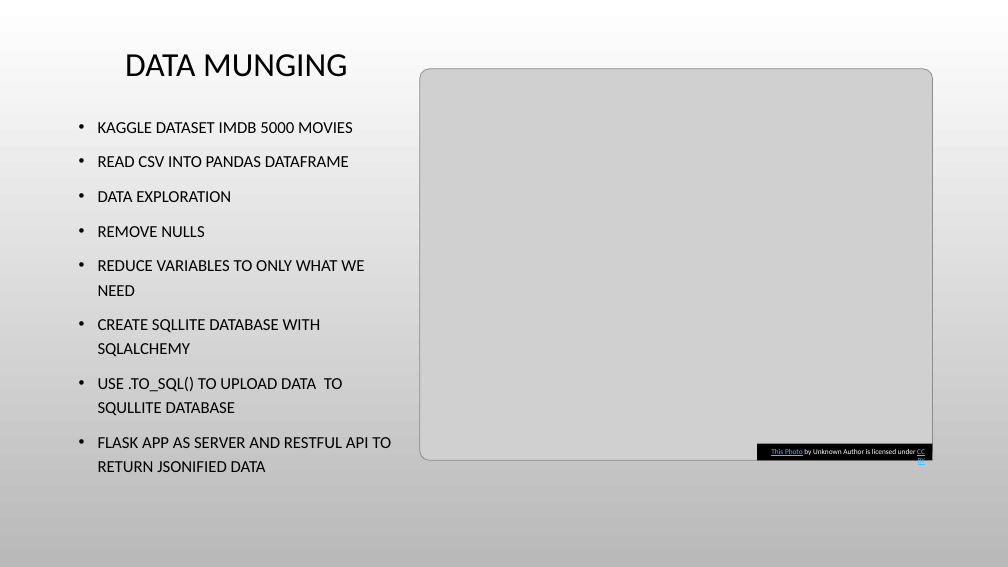
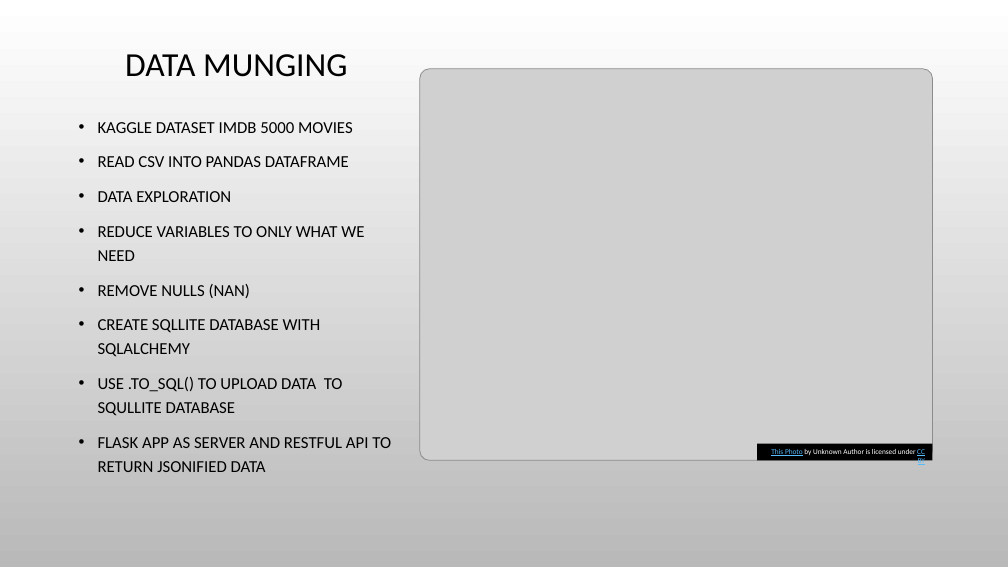
Before and after one commit to ikleinman/Project_3MovieDatabase, a slide deck: slide 4 of IMDB 5000 Movies.pptx. Drawn at 1008x567 pixels with LibreOffice and Linux fonts; fonts in the diff are those of the drawing; grey boxes stand for pictures; background and template pictures are left out. Boxes give left, top, right and bottom in pixels: in the first picture for what was removed or moved away, otherwise in the second. Text is boxed around its words. In the diff, an @@ line names an element or a change of style, - is before the commit and + after.

```diff
--- a/IMDB 5000 Movies.pptx
+++ b/IMDB 5000 Movies.pptx
@@ text at (98, 226, 204, 237): paragraph removed @@
-• REMOVE NULLS
@@ text at (98, 284, 250, 298): paragraph added @@
+• REMOVE NULLS (NAN)
```
Also in this commit, not shown: 1 other slide changed, 4 other files.
